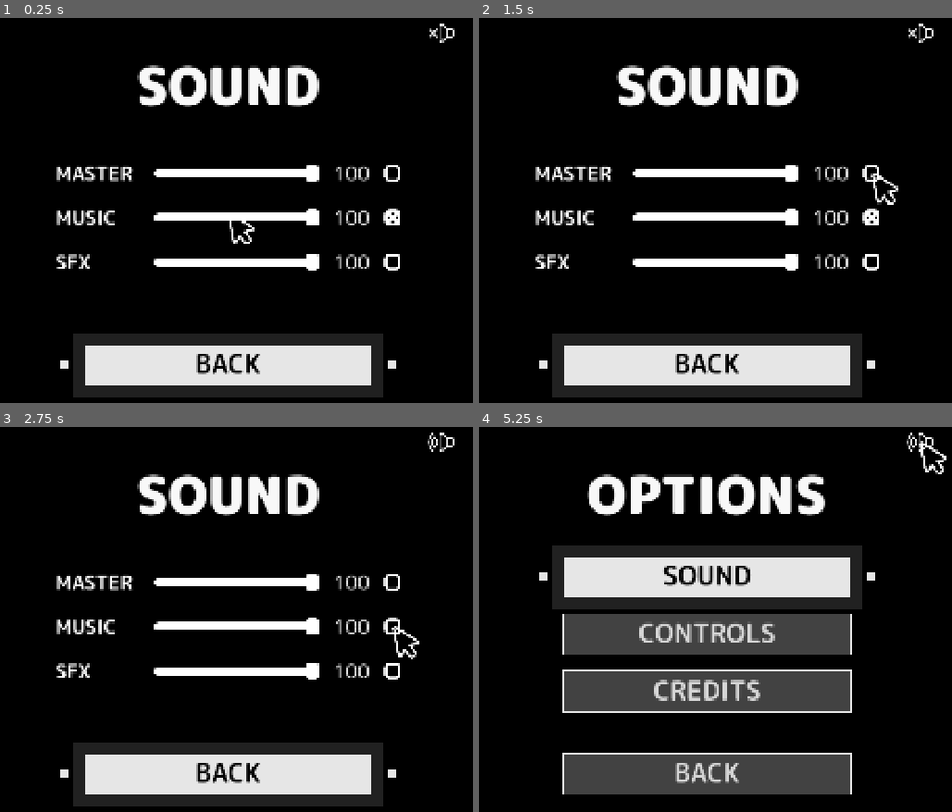
Above: before the commit, frames 1-4 (two rows, left to right).
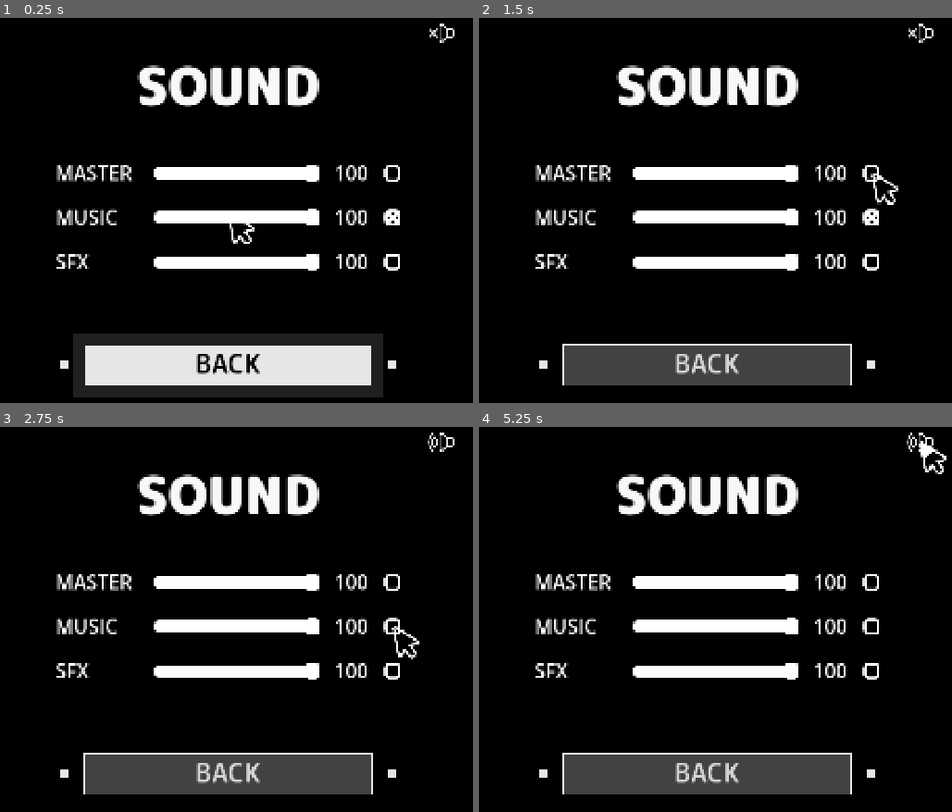
Above: after the commit, the same moments.

Repository: stevencasteel/Box-Battle
Game: Godot game, scene res://src/scenes/menus/sound_screen.tscn
Two runs of this game, one before a commit and one after it. Both use one fixed random seed, a clock stepped at 60 frames per second and the inputs below. This scene is started directly instead of the project's main scene. The engine's default icon, where the game draws it, is replaced by a stand-in: a white triangle on a blue panel in a dark square.
Inputs (mouse positions are in pixels of both pictures, inside the frame that each line leads up to):
- Up to frame 1 (0.25 s): no input
- Up to frame 2 (1.5 s): click (871, 172) at 0.52 s; click (871, 172) at 1.27 s
- Up to frame 3 (2.75 s): click (392, 627) at 2.02 s
- Up to frame 4 (5.25 s): click (871, 669) at 2.77 s; click (918, 442) at 3.5 s; tap Enter (ui_accept) at 4.25 s; drag from (715, 581) to (781, 530) at 4.27 s; click (918, 442) at 5 s

The runs differ from the first frame. In frame 1, 2.5% of the frame differs, in the area x 11-79%, y 38-66%; in frame 2, 13%; in frame 3, 13%; in frame 4, 29%, in the area x 11-97%, y 3-92%.

Commit message:
Refactor(UI): Convert Sound and Controls menus to components
The Sound and Controls screens were previously built procedurally in their `_ready()` functions. This mixed layout definitions with control logic, making them difficult to visualize, maintain, and tweak.

This commit refactors both screens to use a component-based approach, aligning with Godot's scene-based philosophy:

- Created reusable `SoundSettingRow` and `ControlSettingRow` scenes, each responsible for its own layout and display logic.
- The parent `sound_screen.tscn` and `controls_screen.tscn` now instance these row components directly in the editor.
- The corresponding GDScript files have been simplified to only manage high-level logic (navigation, signal connections), completely removing procedural UI generation.

This change significantly improves maintainability by separating presentation from control, allowing for faster iteration on UI layouts directly in the Godot editor.

Diff:
--- a/src/core/util/asset_paths.gd
+++ b/src/core/util/asset_paths.gd
@@ -43,6 +43,7 @@
 const SCENE_STYLED_MENU_ITEM = "res://src/ui/components/styled_menu_item/styled_menu_item.tscn"
 const SCENE_LOGO_DISPLAY = "res://src/ui/components/logo_display/logo_display.tscn"
 const SCENE_MUTE_BUTTON = "res://src/ui/components/mute_button/mute_button.tscn"
+const SCENE_CONTROL_SETTING_ROW = "res://src/ui/components/control_setting_row/control_setting_row.tscn" # New Entry
 
 # --- DEV TOOLS ---
 const SCENE_DEBUG_OVERLAY = "res://src/ui/dev/debug_overlay.tscn"
--- a/src/scenes/menus/controls_screen.gd
+++ b/src/scenes/menus/controls_screen.gd
@@ -5,29 +5,12 @@
 
 # --- Constants ---
 const MenuManagerScript = preload(AssetPaths.SCRIPT_MENU_MANAGER)
-const CONTROLS_DATA = [
-	{"action": "Movement", "keys": "Arrow Keys / WASD / Mouse"},
-	{"action": "Primary Action", "keys": "X / . / Space / Left-Click"},
-	{"action": "Secondary Action", "keys": "C / , / Shift / Right-Click"},
-	{"action": "Tertiary Action", "keys": "Z / / / Ctrl / Middle-Click"},
-	{"action": "Pause / Menu", "keys": "Enter / P / Escape"},
-	{"action": "Back / Cancel", "keys": "Escape / Backspace"}
-]
 
 # --- Node References ---
-@onready var controls_vbox: VBoxContainer = %ControlsVBox
 @onready var back_button: StyledMenuItem = %BackButton
 
 # --- Godot Lifecycle Methods ---
-
-
 func _ready() -> void:
-	# --- Procedurally build the UI rows ---
-	for c in controls_vbox.get_children():
-		c.queue_free()
-	for data in CONTROLS_DATA:
-		controls_vbox.add_child(_create_control_row(data))
-
 	back_button.text = "BACK"
 
 	if not Engine.is_editor_hint():
@@ -45,39 +28,9 @@
 		await get_tree().process_frame
 		back_button.grab_focus()
 
-
-# --- Private Methods ---
-
-
-func _create_control_row(data: Dictionary) -> HBoxContainer:
-	var hbox = HBoxContainer.new()
-	hbox.size_flags_horizontal = Control.SIZE_SHRINK_CENTER
-	hbox.add_theme_constant_override("separation", 40)
-
-	var action_label = Label.new()
-	action_label.text = data.action
-	action_label.custom_minimum_size.x = 400
-	action_label.horizontal_alignment = HORIZONTAL_ALIGNMENT_RIGHT
-	action_label.add_theme_font_override("font", load(AssetPaths.FONT_MAIN_BOLD))
-	action_label.add_theme_font_size_override("font_size", 36)
-	hbox.add_child(action_label)
-
-	var keys_label = Label.new()
-	keys_label.text = data.keys
-	keys_label.custom_minimum_size.x = 500
-	keys_label.add_theme_font_override("font", load(AssetPaths.FONT_MAIN_REGULAR))
-	keys_label.add_theme_font_size_override("font_size", 36)
-	hbox.add_child(keys_label)
-
-	return hbox
-
-
 # --- Signal Handlers ---
-
-
 func _on_any_item_focused() -> void:
 	AudioManager.play_sfx(AssetPaths.SFX_UI_MOVE)
-
 
 func _on_back_button_pressed() -> void:
 	AudioManager.play_sfx(AssetPaths.SFX_UI_BACK)
--- a/src/scenes/menus/controls_screen.tscn
+++ b/src/scenes/menus/controls_screen.tscn
@@ -1,9 +1,10 @@
-[gd_scene load_steps=5 format=3 uid="uid://df5wylg5n16f"]
+[gd_scene load_steps=6 format=3 uid="uid://df5wylg5n16f"]
 
 [ext_resource type="Script" uid="uid://bm6noor4pxywc" path="res://src/scenes/menus/controls_screen.gd" id="1_controls_script"]
 [ext_resource type="PackedScene" uid="uid://cgt63w7k4w5gq" path="res://src/ui/components/styled_menu_item/styled_menu_item.tscn" id="2_styled_menu_item"]
 [ext_resource type="FontFile" uid="uid://b41cqy3luy6se" path="res://assets/fonts/font_main_black.ttf" id="3_font_black"]
 [ext_resource type="PackedScene" uid="uid://d1g2h3i4j5k6l" path="res://src/ui/components/mute_button/mute_button.tscn" id="4_mute_button"]
+[ext_resource type="PackedScene" uid="uid://cgt6j1h2w3k4m" path="res://src/ui/components/control_setting_row/control_setting_row.tscn" id="5_control_row"]
 
 [node name="ControlsScreen" type="Control"]
 layout_mode = 3
@@ -46,28 +47,50 @@
 horizontal_alignment = 1
 
 [node name="TitleMenuSpacer" type="Control" parent="MainVBox"]
-custom_minimum_size = Vector2(0, 50)
+custom_minimum_size = Vector2(0, 14.1)
 layout_mode = 2
 
-[node name="ControlsRowHBox" type="HBoxContainer" parent="MainVBox"]
-layout_mode = 2
-size_flags_horizontal = 3
-
-[node name="LeftSpacer" type="Control" parent="MainVBox/ControlsRowHBox"]
-layout_mode = 2
-size_flags_horizontal = 3
-size_flags_stretch_ratio = 0.8
-
-[node name="ControlsVBox" type="VBoxContainer" parent="MainVBox/ControlsRowHBox"]
+[node name="ControlsVBox" type="VBoxContainer" parent="MainVBox"]
 unique_name_in_owner = true
 layout_mode = 2
 size_flags_horizontal = 4
 theme_override_constants/separation = 20
 alignment = 1
 
-[node name="RightSpacer" type="Control" parent="MainVBox/ControlsRowHBox"]
+[node name="ControlSettingRow" parent="MainVBox/ControlsVBox" instance=ExtResource("5_control_row")]
 layout_mode = 2
-size_flags_horizontal = 3
+action_text = "Movement"
+keys_text = "Arrow Keys / WASD / Mouse"
+
+[node name="ControlSettingRow2" parent="MainVBox/ControlsVBox" instance=ExtResource("5_control_row")]
+layout_mode = 2
+action_text = "Primary Action"
+keys_text = "X / . / Space / Left-Click"
+
+[node name="ControlSettingRow3" parent="MainVBox/ControlsVBox" instance=ExtResource("5_control_row")]
+layout_mode = 2
+action_text = "Secondary Action"
+keys_text = "C / , / Shift / Right-Click"
+
+[node name="ControlSettingRow4" parent="MainVBox/ControlsVBox" instance=ExtResource("5_control_row")]
+layout_mode = 2
+action_text = "Tertiary Action"
+keys_text = "Z / / / Ctrl / Middle-Click"
+
+[node name="ControlSettingRow5" parent="MainVBox/ControlsVBox" instance=ExtResource("5_control_row")]
+layout_mode = 2
+action_text = "Heal"
+keys_text = "Down + Jump"
+
+[node name="ControlSettingRow6" parent="MainVBox/ControlsVBox" instance=ExtResource("5_control_row")]
+layout_mode = 2
+action_text = "Pause / Menu"
+keys_text = "Enter / P / Escape"
+
+[node name="ControlSettingRow7" parent="MainVBox/ControlsVBox" instance=ExtResource("5_control_row")]
+layout_mode = 2
+action_text = "Back / Cancel"
+keys_text = "Escape / Backspace"
 
 [node name="ExpandSpacer" type="Control" parent="MainVBox"]
 layout_mode = 2
--- a/src/scenes/menus/sound_screen.gd
+++ b/src/scenes/menus/sound_screen.gd
@@ -5,41 +5,38 @@
 
 # --- Constants ---
 const MenuManagerScript = preload(AssetPaths.SCRIPT_MENU_MANAGER)
-const CustomSliderScript = preload(AssetPaths.SCRIPT_CUSTOM_SLIDER)
 
 # --- Node References ---
-@onready var menu_items_vbox: VBoxContainer = %MenuItemsVBox
+@onready var master_row: SoundSettingRow = %MasterRow
+@onready var music_row: SoundSettingRow = %MusicRow
+@onready var sfx_row: SoundSettingRow = %SfxRow
 @onready var back_button: StyledMenuItem = %BackButton
 @onready var mute_button: MuteButton = $MuteButtonContainer/MuteButton
-
-# --- Private Member Variables ---
-var _master_volume_label: Label
-var _music_volume_label: Label
-var _sfx_volume_label: Label
-var _master_mute_checkbox: TextureButton
-var _music_mute_checkbox: TextureButton
-var _sfx_mute_checkbox: TextureButton
 
 # --- Godot Lifecycle Methods ---
 
 
 func _ready() -> void:
-	for c in menu_items_vbox.get_children():
-		c.queue_free()
-	menu_items_vbox.add_child(_create_volume_row("MASTER", Settings.master_volume, "master"))
-	menu_items_vbox.add_child(_create_volume_row("MUSIC", Settings.music_volume, "music"))
-	menu_items_vbox.add_child(_create_volume_row("SFX", Settings.sfx_volume, "sfx"))
-	_update_ui_from_settings()
-
 	back_button.text = "BACK"
 
 	if not Engine.is_editor_hint():
+		# Connect component signals to the Settings singleton
+		master_row.value_changed.connect(func(val): Settings.master_volume = val)
+		master_row.mute_toggled.connect(func(val): Settings.master_muted = val)
+		music_row.value_changed.connect(func(val): Settings.music_volume = val)
+		music_row.mute_toggled.connect(func(val): Settings.music_muted = val)
+		sfx_row.value_changed.connect(func(val): Settings.sfx_volume = val)
+		sfx_row.mute_toggled.connect(func(val): Settings.sfx_muted = val)
+
+		# Connect this screen to the Settings singleton to update visuals
+		Settings.audio_settings_changed.connect(_update_ui_from_settings)
+		_update_ui_from_settings() # Set initial state
+
 		back_button.pressed.connect(_on_back_button_pressed)
-		Settings.audio_settings_changed.connect(_update_ui_from_settings)
-		# THE FIX: Mute button connections are no longer needed here.
 
 		var menu_manager = MenuManagerScript.new()
 		add_child(menu_manager)
+		# NOTE: For now, only the back button is focusable with keyboard/controller.
 		menu_manager.setup_menu([back_button])
 
 		# --- Connect Feedback Handlers ---
@@ -48,8 +45,6 @@
 		for item in interactive_items:
 			item.mouse_entered.connect(CursorManager.set_pointer_state.bind(true))
 			item.mouse_exited.connect(CursorManager.set_pointer_state.bind(false))
-
-		# THE FIX: Mute button handles its own select sound now.
 
 		await get_tree().process_frame
 		back_button.grab_focus()
@@ -65,85 +60,21 @@
 
 
 func _update_ui_from_settings() -> void:
-	if _master_volume_label:
-		_master_volume_label.text = str(int(Settings.master_volume * 100))
-	if _music_volume_label:
-		_music_volume_label.text = str(int(Settings.music_volume * 100))
-	if _sfx_volume_label:
-		_sfx_volume_label.text = str(int(Settings.sfx_volume * 100))
-	if _master_mute_checkbox:
-		_update_checkbox_texture(_master_mute_checkbox, Settings.master_muted)
-	if _music_mute_checkbox:
-		_update_checkbox_texture(_music_mute_checkbox, Settings.music_muted)
-	if _sfx_mute_checkbox:
-		_update_checkbox_texture(_sfx_mute_checkbox, Settings.sfx_muted)
-	# THE FIX: Mute button updates itself, so no need to call its update_icon method.
-
-
-func _create_volume_row(label_text: String, initial_volume: float, type: String) -> HBoxContainer:
-	var hbox = HBoxContainer.new()
-	hbox.alignment = HBoxContainer.ALIGNMENT_CENTER
-	hbox.add_theme_constant_override("separation", 20)
-
-	var row_label = Label.new()
-	row_label.text = label_text
-	row_label.custom_minimum_size.x = 220
-	row_label.add_theme_font_override("font", load(AssetPaths.FONT_MAIN_BOLD))
-	row_label.add_theme_font_size_override("font_size", 48)
-	hbox.add_child(row_label)
-
-	var slider = CustomSliderScript.new()
-	slider.set_value(initial_volume)
-	slider.size_flags_vertical = Control.SIZE_SHRINK_CENTER
-	slider.focus_mode = FOCUS_NONE
-	hbox.add_child(slider)
-
-	var volume_label = Label.new()
-	volume_label.custom_minimum_size.x = 120
-	volume_label.horizontal_alignment = HORIZONTAL_ALIGNMENT_CENTER
-	volume_label.add_theme_font_override("font", load(AssetPaths.FONT_MAIN_REGULAR))
-	volume_label.add_theme_font_size_override("font_size", 48)
-	hbox.add_child(volume_label)
-
-	var checkbox = TextureButton.new()
-	checkbox.size_flags_vertical = Control.SIZE_SHRINK_CENTER
-	checkbox.focus_mode = FOCUS_NONE
-	hbox.add_child(checkbox)
-
-	match type:
-		"master":
-			_master_volume_label = volume_label
-			_master_mute_checkbox = checkbox
-			if not Engine.is_editor_hint():
-				slider.value_changed.connect(func(val): Settings.master_volume = val)
-				checkbox.pressed.connect(func(): Settings.master_muted = not Settings.master_muted)
-		"music":
-			_music_volume_label = volume_label
-			_music_mute_checkbox = checkbox
-			if not Engine.is_editor_hint():
-				slider.value_changed.connect(func(val): Settings.music_volume = val)
-				checkbox.pressed.connect(func(): Settings.music_muted = not Settings.music_muted)
-		"sfx":
-			_sfx_volume_label = volume_label
-			_sfx_mute_checkbox = checkbox
-			if not Engine.is_editor_hint():
-				slider.value_changed.connect(func(val): Settings.sfx_volume = val)
-				checkbox.pressed.connect(func(): Settings.sfx_muted = not Settings.sfx_muted)
-
-	return hbox
-
-
-func _update_checkbox_texture(button_ref: TextureButton, is_muted: bool) -> void:
-	var new_texture = (
-		load(AssetPaths.SPRITE_CHECKBOX_UNCHECKED)
-		if not is_muted
-		else load(AssetPaths.SPRITE_CHECKBOX_CHECKED)
-	)
-	if button_ref.texture_normal != new_texture:
-		button_ref.texture_normal = new_texture
+	# This function now only tells the rows to update themselves.
+	# It doesn't know *how* they update.
+	if is_instance_valid(master_row):
+		master_row.set_slider_value(Settings.master_volume)
+		master_row.set_mute_state(Settings.master_muted)
+	if is_instance_valid(music_row):
+		music_row.set_slider_value(Settings.music_volume)
+		music_row.set_mute_state(Settings.music_muted)
+	if is_instance_valid(sfx_row):
+		sfx_row.set_slider_value(Settings.sfx_volume)
+		sfx_row.set_mute_state(Settings.sfx_muted)
 
 
 # --- Signal Handlers ---
+
 
 func _on_any_item_focused() -> void:
 	AudioManager.play_sfx(AssetPaths.SFX_UI_MOVE)
--- a/src/scenes/menus/sound_screen.tscn
+++ b/src/scenes/menus/sound_screen.tscn
@@ -1,9 +1,10 @@
-[gd_scene load_steps=5 format=3 uid="uid://dsvv7o1v1j8t1"]
+[gd_scene load_steps=6 format=3 uid="uid://dsvv7o1v1j8t1"]
 
 [ext_resource type="Script" uid="uid://451xh65eo2eo" path="res://src/scenes/menus/sound_screen.gd" id="1_sound_script"]
 [ext_resource type="PackedScene" uid="uid://cgt63w7k4w5gq" path="res://src/ui/components/styled_menu_item/styled_menu_item.tscn" id="2_styled_menu_item"]
 [ext_resource type="FontFile" uid="uid://b41cqy3luy6se" path="res://assets/fonts/font_main_black.ttf" id="3_font_black"]
 [ext_resource type="PackedScene" uid="uid://d1g2h3i4j5k6l" path="res://src/ui/components/mute_button/mute_button.tscn" id="4_mute_button"]
+[ext_resource type="PackedScene" uid="uid://cgt6j1h2w3k4l" path="res://src/ui/components/sound_setting_row/sound_setting_row.tscn" id="5_sound_row"]
 
 [node name="SoundScreen" type="Control"]
 layout_mode = 3
@@ -56,6 +57,21 @@
 theme_override_constants/separation = 40
 alignment = 1
 
+[node name="MasterRow" parent="MainVBox/MenuItemsVBox" instance=ExtResource("5_sound_row")]
+unique_name_in_owner = true
+layout_mode = 2
+setting_name = "MASTER"
+
+[node name="MusicRow" parent="MainVBox/MenuItemsVBox" instance=ExtResource("5_sound_row")]
+unique_name_in_owner = true
+layout_mode = 2
+setting_name = "MUSIC"
+
+[node name="SfxRow" parent="MainVBox/MenuItemsVBox" instance=ExtResource("5_sound_row")]
+unique_name_in_owner = true
+layout_mode = 2
+setting_name = "SFX"
+
 [node name="ExpandSpacer" type="Control" parent="MainVBox"]
 layout_mode = 2
 size_flags_vertical = 3
--- /dev/null
+++ b/src/ui/components/control_setting_row/control_setting_row.gd
@@ -0,0 +1,30 @@
+# src/ui/components/control_setting_row/control_setting_row.gd
+@tool
+## A self-contained UI component for a single row in the controls menu.
+## Manages its own labels and layout.
+class_name ControlSettingRow
+extends HBoxContainer
+
+# --- Node References ---
+@onready var action_label: Label = %ActionLabel
+@onready var keys_label: Label = %KeysLabel
+
+# --- Public Properties ---
+@export var action_text: String = "Action":
+	set(value):
+		action_text = value
+		if is_instance_valid(action_label):
+			action_label.text = action_text
+
+@export var keys_text: String = "Keys":
+	set(value):
+		keys_text = value
+		if is_instance_valid(keys_label):
+			keys_label.text = keys_text
+
+# --- Godot Lifecycle Methods ---
+func _ready() -> void:
+	if is_instance_valid(action_label):
+		action_label.text = action_text
+	if is_instance_valid(keys_label):
+		keys_label.text = keys_text
--- /dev/null
+++ b/src/ui/components/control_setting_row/control_setting_row.tscn
@@ -0,0 +1,27 @@
+[gd_scene load_steps=4 format=3 uid="uid://cgt6j1h2w3k4m"]
+
+[ext_resource type="Script" uid="uid://cl6kmmhf3qt04" path="res://src/ui/components/control_setting_row/control_setting_row.gd" id="1_control_row_script"]
+[ext_resource type="FontFile" uid="uid://hypwi2d6bj7t" path="res://assets/fonts/font_main_bold.ttf" id="2_font_bold"]
+[ext_resource type="FontFile" uid="uid://d3jqjftjdw5hh" path="res://assets/fonts/font_main_regular.ttf" id="3_font_regular"]
+
+[node name="ControlSettingRow" type="HBoxContainer"]
+size_flags_horizontal = 4
+theme_override_constants/separation = 40
+script = ExtResource("1_control_row_script")
+
+[node name="ActionLabel" type="Label" parent="."]
+unique_name_in_owner = true
+custom_minimum_size = Vector2(400, 0)
+layout_mode = 2
+theme_override_fonts/font = ExtResource("2_font_bold")
+theme_override_font_sizes/font_size = 36
+text = "Action"
+horizontal_alignment = 2
+
+[node name="KeysLabel" type="Label" parent="."]
+unique_name_in_owner = true
+custom_minimum_size = Vector2(500, 0)
+layout_mode = 2
+theme_override_fonts/font = ExtResource("3_font_regular")
+theme_override_font_sizes/font_size = 36
+text = "Keys"
--- /dev/null
+++ b/src/ui/components/custom_slider/custom_slider.tscn
@@ -0,0 +1,12 @@
+[gd_scene load_steps=3 format=3 uid="uid://bvyus5a6b7c8d"]
+
+[ext_resource type="Script" uid="uid://8lrojyn5k5fq" path="res://src/ui/components/custom_slider/custom_slider.gd" id="1_custom_slider_script"]
+[ext_resource type="Texture2D" uid="uid://dhh5eeyqf7l6f" path="res://assets/sprites/ui/slider/slider-track.png" id="1_puy0r"]
+
+[node name="CustomSlider" type="TextureRect"]
+custom_minimum_size = Vector2(400, 30)
+offset_right = 400.0
+offset_bottom = 30.0
+size_flags_vertical = 4
+texture = ExtResource("1_puy0r")
+script = ExtResource("1_custom_slider_script")
--- /dev/null
+++ b/src/ui/components/sound_setting_row/sound_setting_row.gd
@@ -0,0 +1,73 @@
+# src/ui/components/sound_setting_row/sound_setting_row.gd
+@tool
+## A self-contained UI component for a single audio setting row.
+## Manages its own visuals and emits signals when its values are changed by the user.
+class_name SoundSettingRow
+extends HBoxContainer
+
+# --- Signals ---
+signal value_changed(value: float)
+signal mute_toggled(is_muted: bool)
+
+# --- Node References ---
+@onready var name_label: Label = %NameLabel
+@onready var value_slider: TextureRect = %ValueSlider
+@onready var value_label: Label = %ValueLabel
+@onready var mute_checkbox: TextureButton = %MuteCheckbox
+
+# --- Public Properties ---
+@export var setting_name: String = "SETTING":
+	set(value):
+		setting_name = value
+		if is_instance_valid(name_label):
+			name_label.text = setting_name
+
+var is_muted: bool = false
+
+# --- Godot Lifecycle Methods ---
+
+
+func _ready() -> void:
+	if is_instance_valid(name_label):
+		name_label.text = setting_name
+	if not Engine.is_editor_hint():
+		value_slider.value_changed.connect(_on_slider_value_changed)
+		mute_checkbox.pressed.connect(_on_mute_button_pressed)
+
+
+# --- Public Methods ---
+
+
+## Sets the visual state of the slider without emitting a signal.
+func set_slider_value(value: float) -> void:
+	if is_instance_valid(value_slider):
+		value_slider.set_value(value)
+	if is_instance_valid(value_label):
+		value_label.text = str(int(value * 100))
+
+
+## Sets the visual state of the checkbox without emitting a signal.
+func set_mute_state(p_is_muted: bool) -> void:
+	is_muted = p_is_muted
+	var new_texture = (
+		load(AssetPaths.SPRITE_CHECKBOX_UNCHECKED)
+		if not is_muted
+		else load(AssetPaths.SPRITE_CHECKBOX_CHECKED)
+	)
+	if is_instance_valid(mute_checkbox) and mute_checkbox.texture_normal != new_texture:
+		mute_checkbox.texture_normal = new_texture
+
+
+# --- Signal Handlers ---
+
+
+func _on_slider_value_changed(value: float) -> void:
+	if is_instance_valid(value_label):
+		value_label.text = str(int(value * 100))
+	value_changed.emit(value)
+
+
+func _on_mute_button_pressed() -> void:
+	is_muted = not is_muted
+	set_mute_state(is_muted)
+	mute_toggled.emit(is_muted)
--- /dev/null
+++ b/src/ui/components/sound_setting_row/sound_setting_row.tscn
@@ -0,0 +1,33 @@
+[gd_scene load_steps=3 format=3 uid="uid://cgt6j1h2w3k4l"]
+
+[ext_resource type="Script" uid="uid://ch4xi7qr5btc" path="res://src/ui/components/sound_setting_row/sound_setting_row.gd" id="1_sound_row_script"]
+[ext_resource type="PackedScene" uid="uid://bvyus5a6b7c8d" path="res://src/ui/components/custom_slider/custom_slider.tscn" id="2_custom_slider"]
+
+[node name="SoundSettingRow" type="HBoxContainer"]
+theme_override_constants/separation = 20
+alignment = 1
+script = ExtResource("1_sound_row_script")
+
+[node name="NameLabel" type="Label" parent="."]
+unique_name_in_owner = true
+custom_minimum_size = Vector2(220, 0)
+layout_mode = 2
+theme_override_font_sizes/font_size = 48
+text = "SETTING"
+
+[node name="ValueSlider" parent="." instance=ExtResource("2_custom_slider")]
+unique_name_in_owner = true
+layout_mode = 2
+
+[node name="ValueLabel" type="Label" parent="."]
+unique_name_in_owner = true
+custom_minimum_size = Vector2(120, 0)
+layout_mode = 2
+theme_override_font_sizes/font_size = 48
+text = "100"
+horizontal_alignment = 1
+
+[node name="MuteCheckbox" type="TextureButton" parent="."]
+unique_name_in_owner = true
+layout_mode = 2
+size_flags_vertical = 4
Not shown, removed: all_script_errors.txt
Not shown, changed: docs/CHANGELOG.txt
Not shown, changed: docs/all_godot_source_code_no_docs.txt
